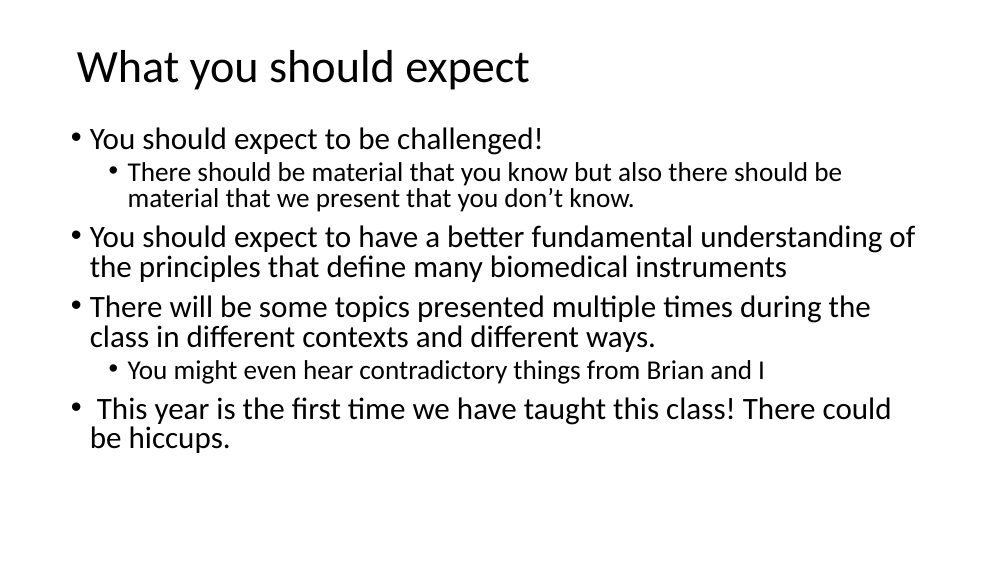
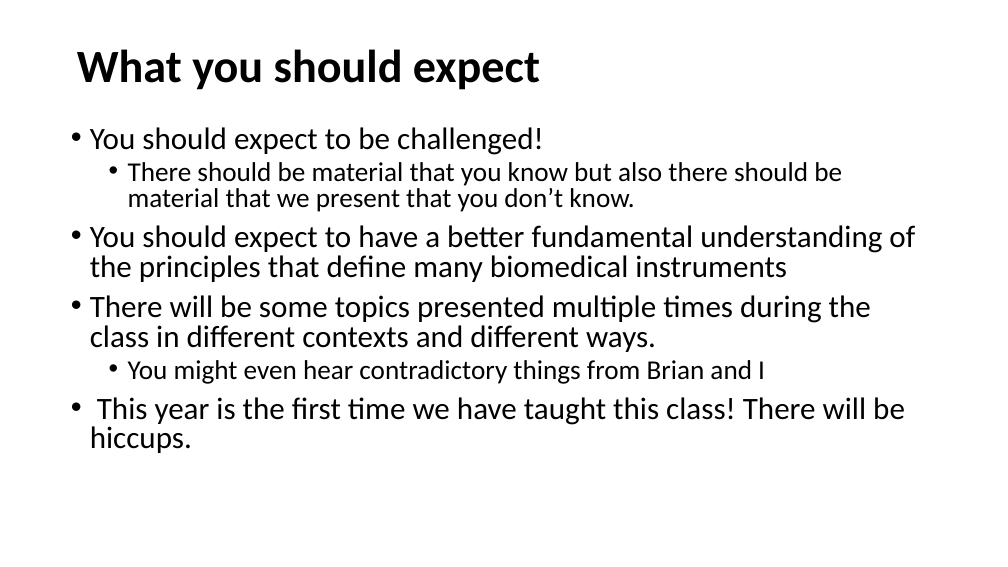
Before and after one commit to beliveau-lab/gen575, a slide deck: slide 4 of lectures/1.Introduction.pptx. Drawn at 1008x567 pixels with LibreOffice and Linux fonts; fonts in the diff are those of the drawing. Boxes give left, top, right and bottom in pixels: in the first picture for what was removed or moved away, otherwise in the second. Text is boxed around its words. In the diff, an @@ line names an element or a change of style, - is before the commit and + after.

```diff
--- a/lectures/1.Introduction.pptx
+++ b/lectures/1.Introduction.pptx
@@ title "What you should expect" at box(77, 49, 540, 90): bold on @@
@@ text at box(90, 397, 905, 453): text changed @@
-• This year is the first time we have taught this class! There could be hiccups.
+• This year is the first time we have taught this class! There will be hiccups.
```
Also in this commit, not shown: 3 other slides changed, 1 slide added, 1 slide removed, 2 other files.
